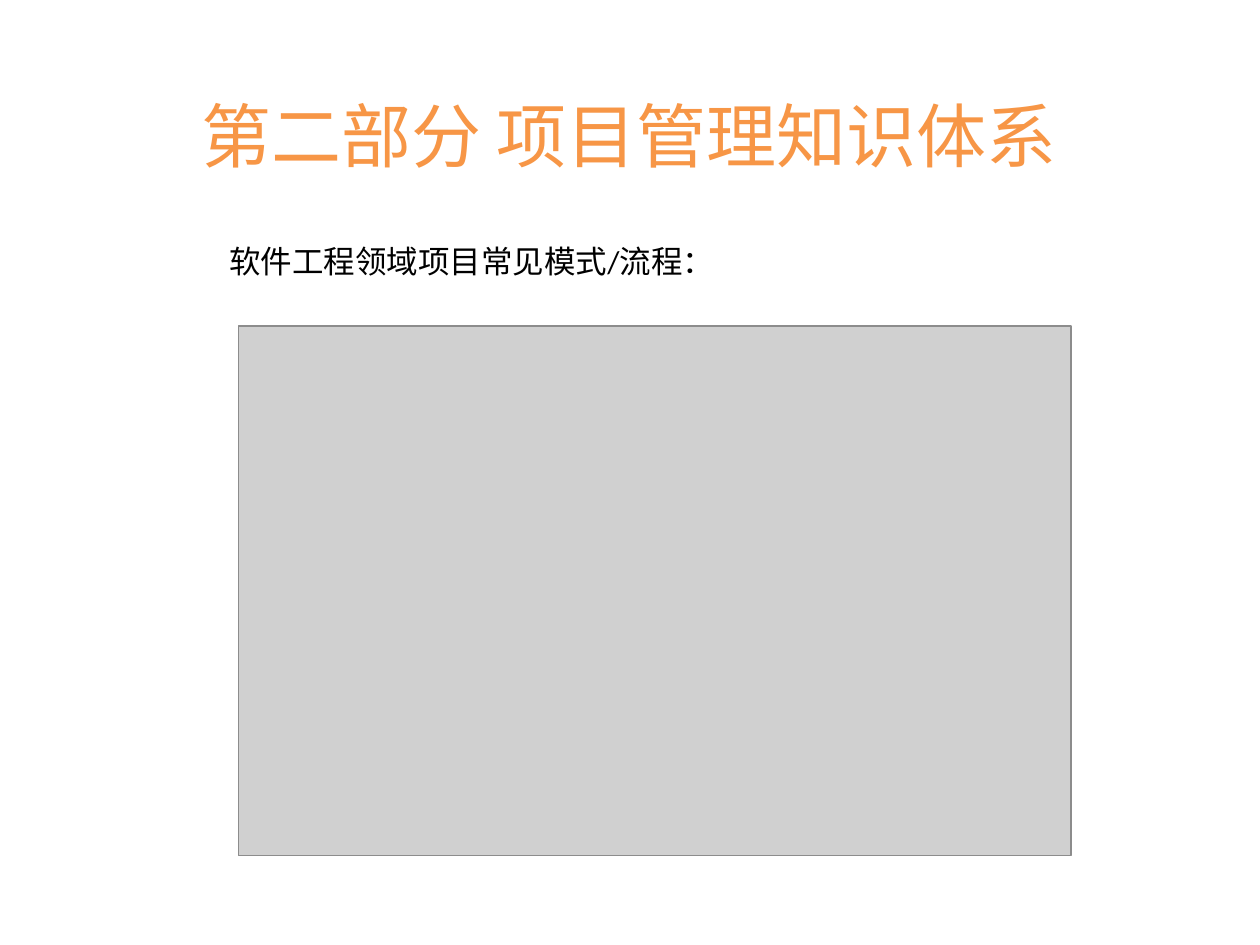
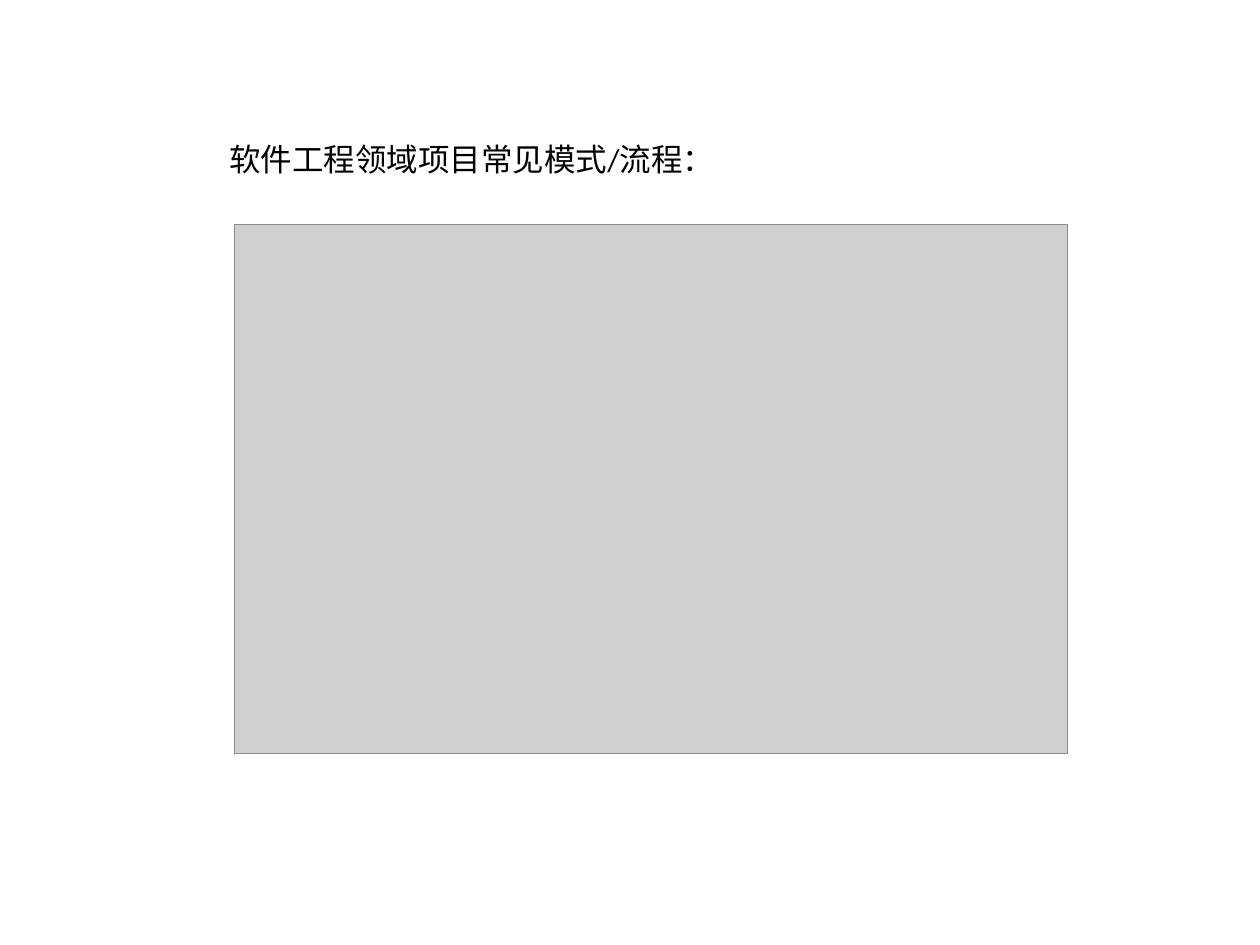
Before and after one commit to itwyhuaing/ProjectM, a slide deck: slide 12 of HaiNaBian_PM知识分享/201812/PM.pptx (slide 9 before the commit). Drawn at 1260x945 pixels with LibreOffice and Linux fonts; fonts in the diff are those of the drawing; grey boxes stand for pictures; background and template pictures are left out. Boxes give left, top, right and bottom in pixels: in the first picture for what was removed or moved away, otherwise in the second. Text is boxed around its words. In the diff, an @@ line names an element or a change of style, - is before the commit and + after.

```diff
--- a/HaiNaBian_PM知识分享/201812/PM.pptx
+++ b/HaiNaBian_PM知识分享/201812/PM.pptx
@@ text removed at (201,103,1056,168) @@
-第二部分 项目管理知识体系
@@ text "软件工程领域项目常见模式/流程：": place and size @@
-text "软件工程领域项目常见模式/流程：" at (229,246,714,276)
+text "软件工程领域项目常见模式/流程：" at (229,144,714,174)
@@ picture: place and size @@
-picture at (238,326,1071,856)
+picture at (234,224,1067,753)
```
Also in this commit, not shown: 1 other slide changed, 6 slides added, 1 slide removed.
